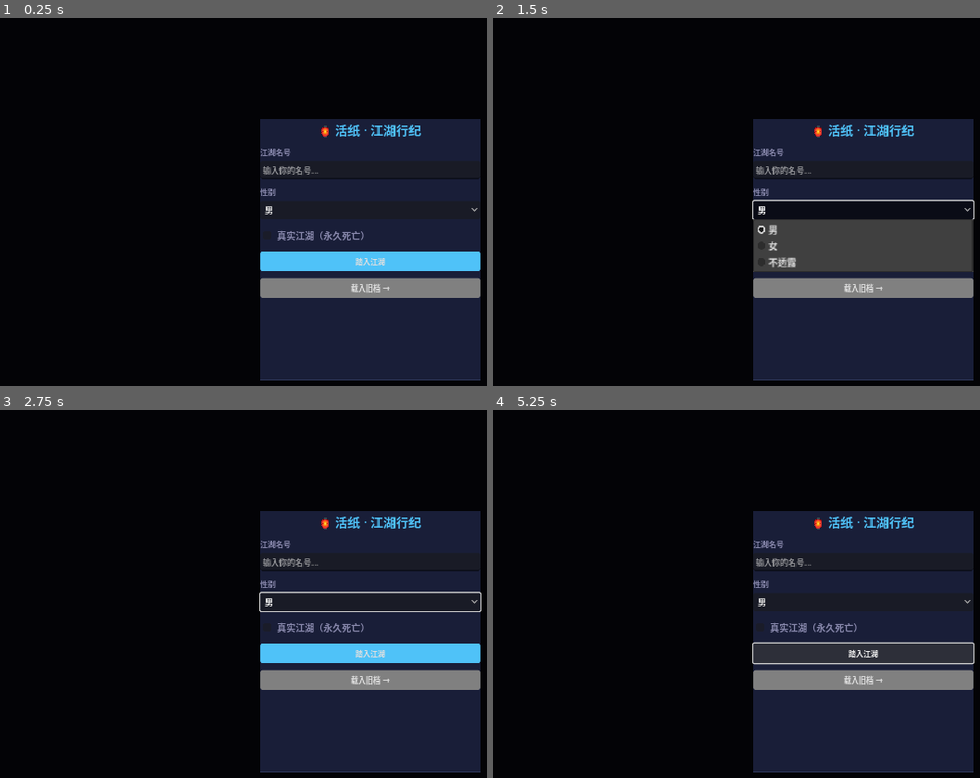
Above: before the commit, frames 1-4 (two rows, left to right).
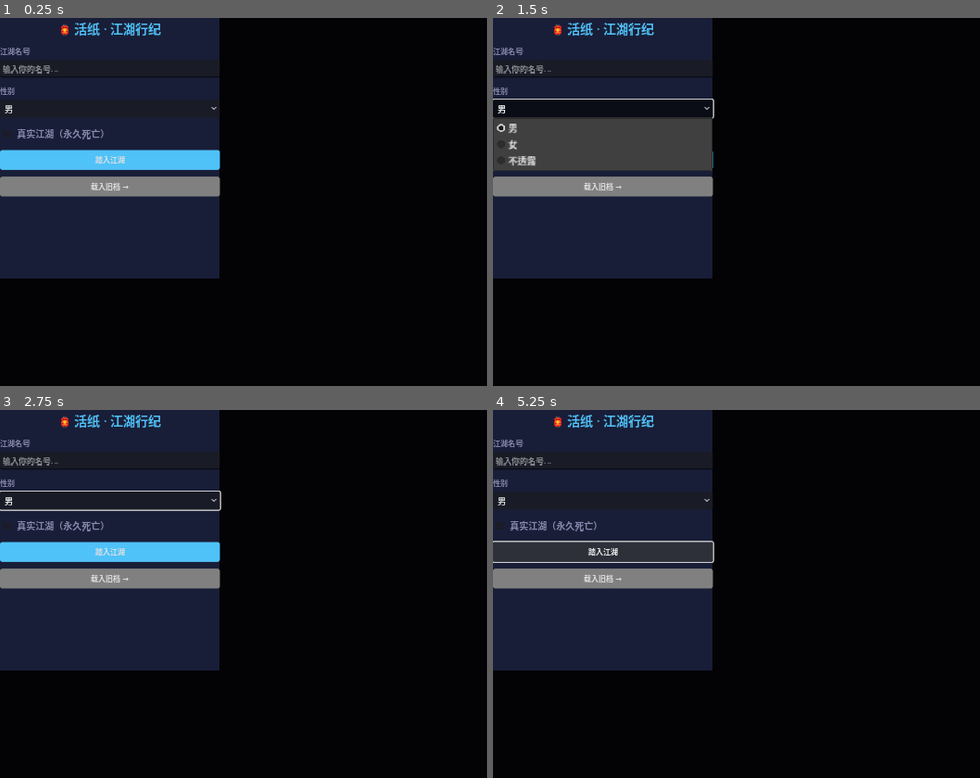
Above: after the commit, the same moments.

Repository: ZaneWilliamsMiller/ai_world_demo
Game: Godot game, scene res://scenes/game.tscn
Two runs of this game, one before a commit and one after it. Both use one fixed random seed, a clock stepped at 60 frames per second and the inputs below.
Inputs:
- Up to frame 1 (0.25 s): no input
- Up to frame 2 (1.5 s): click "载入旧档 →" at 0.5 s; click "男" at 1.25 s
- Up to frame 3 (2.75 s): click "真实江湖（永久死亡）" at 2 s
- Up to frame 4 (5.25 s): click "踏入江湖" at 2.75 s; click "男" at 3.5 s; click "真实江湖（永久死亡）" at 4.25 s; click "踏入江湖" at 5 s

The runs differ from the first frame. In frame 1, 64% of the frame differs, in the area x 0-99%, y 0-99%; in frame 2, 60%; in frame 3, 64%; in frame 4, 64%.
Error in both runs: Invalid call. Nonexistent function 'is_valid' in base 'Nil'. (res://scripts/api_client.gd:71)

Commit message:
fix: pure Control centering via resized signal + gui_input debug on button

Diff:
--- a/godot/scripts/main_game.gd
+++ b/godot/scripts/main_game.gd
@@ -99,17 +99,20 @@
 	var overlay_bg := ColorRect.new()
 	overlay_bg.color = Color(0,0,0,0.85)
 	overlay_bg.set_anchors_preset(PRESET_FULL_RECT)
-	overlay_bg.mouse_filter = Control.MOUSE_FILTER_IGNORE  # let clicks pass through to panel
+	overlay_bg.mouse_filter = Control.MOUSE_FILTER_IGNORE
 	_login_overlay.add_child(overlay_bg)
 
-	# Use VBoxContainer as centering layer — it handles SIZE_SHRINK_CENTER reliably
-	var center_vb := VBoxContainer.new()
-	center_vb.set_anchors_preset(PRESET_FULL_RECT)
-	center_vb.alignment = BoxContainer.ALIGNMENT_CENTER
-	center_vb.add_theme_constant_override("separation", 0)
-	_login_overlay.add_child(center_vb)
-
-	var box := _mk_panel(Vector2(380, 450), PRESET_CENTER, center_vb)
+	# Panel as direct child — center it next frame when size is known
+	var box := Panel.new()
+	box.custom_minimum_size = Vector2(380, 450)
+	box.size = Vector2(380, 450)
+	_add_panel_style(box)
+	_login_overlay.add_child(box)
+	# Defer centering until after first layout pass
+	_login_overlay.resized.connect(func():
+		var ps: Vector2 = _login_overlay.size
+		box.position = (ps - Vector2(380, 450)) / 2.0
+	)
 	var vb := VBoxContainer.new()
 	vb.set_anchors_preset(PRESET_FULL_RECT)
 	vb.add_theme_constant_override("separation", 12)
@@ -134,6 +137,10 @@
 	vb.add_child(pd_cb)
 
 	var start_btn := _btn("踏入江湖", ACCENT)
+	start_btn.gui_input.connect(func(ev: InputEvent):
+		if ev is InputEventMouseButton and ev.pressed:
+			print("[Game] btn gui_input: button %d" % ev.button_index)
+	)
 	start_btn.pressed.connect(func():
 		print("[Game] 踏入江湖 clicked")
 		var nm: String = name_input.get_child(1).text.strip_edges()
@@ -153,13 +160,15 @@
 func _show_load_dialog() -> void:
 	var saves: Array = await GameManager.list_saves()
 	var popup := _overlay()
-	# Use VBoxContainer as centering layer
-	var center_vb := VBoxContainer.new()
-	center_vb.set_anchors_preset(PRESET_FULL_RECT)
-	center_vb.alignment = BoxContainer.ALIGNMENT_CENTER
-	center_vb.add_theme_constant_override("separation", 0)
-	popup.add_child(center_vb)
-	var box := _mk_panel(Vector2(320, 300), PRESET_CENTER, center_vb)
+	var box := Panel.new()
+	box.custom_minimum_size = Vector2(320, 300)
+	box.size = Vector2(320, 300)
+	_add_panel_style(box)
+	popup.add_child(box)
+	popup.resized.connect(func():
+		var ps: Vector2 = popup.size
+		box.position = (ps - Vector2(320, 300)) / 2.0
+	)
 	var vb := VBoxContainer.new(); vb.add_theme_constant_override("separation", 6)
 	vb.set_anchors_preset(PRESET_FULL_RECT); box.add_child(vb)
 
